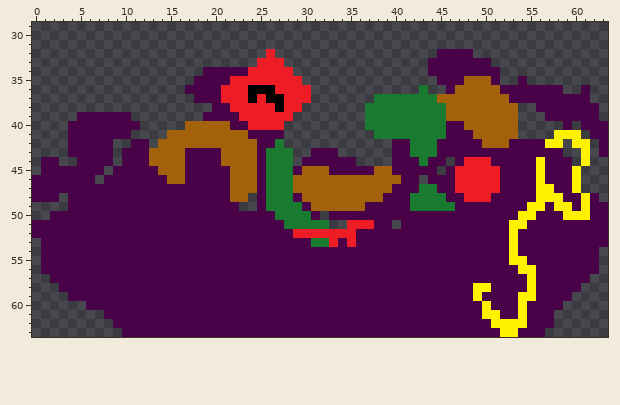
Pixel-art sprite -- sprites/spriteGarbageEaten/306823d6-f8c7-4cf7-8427-14ced19cf1f8.png. Above is the file before it was changed.
The file is 64x64 pixels. Shown: x 0..63, y 29..63.
The result:
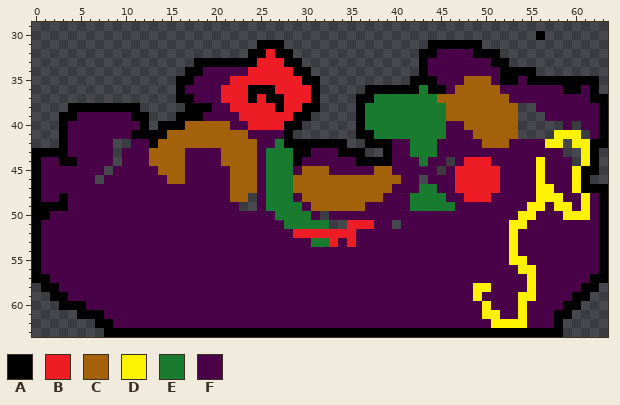
Palette (. is transparent): A #000000  B #ee1c24  C #a3620a  D #fff200  E #197b30  F #490248
What changed:
The author put colour A in row 30 at x 56; in row 31 at x 25 to 27 and 44 to 49; in row 32 at x 24 to 25, 27 to 28, 43 to 44 and 49 to 51; in row 33 at x 18 to 24, 28 to 29, 43 and 51 to 52; in row 34 at x 17 to 18, 29 to 30, 43 and 52 to 55; in row 35 at x 16 to 17, 30 to 31, 42 to 44, 52 to 53 and 55 to 62.
The author put colour A in row 36 at x 16, 31, 37 to 42, 44 to 45, 59 to 60 and 62; in row 37 at x 16 to 17, 31, 36 to 37 and 62 to 63; in row 38 at x 4 to 11, 17 to 19, 30 to 31, 36 and 63; in row 39 at x 3 to 4, 11 to 12, 16 to 18, 29 to 30, 36 and 63; in row 40 at x 3, 12, 14 to 16, 28 to 29 and 36; in row 41 at x 3, 11 to 14, 28 and 36 to 37.
The author put colour A in row 42 at x 3, 13, 28 to 34, 37 to 39 and 62; in row 43 at x 0 to 3, 29 to 30, 34 to 36, 39 and 62; in row 44 at x 0, 3 to 4, 29, 36 to 39 and 62; in row 45 at x 0 and 61 to 62; in row 46 at x 61; in row 47 at x 61 to 63.
The author put colour A in row 48 at x 3 and 63; in row 49 at x 0 to 3; in row 50 at x 0 to 1; in row 53 at x 0; in rows 54 to 56 at x 0 and 63; in row 57 at x 0 to 1 and 62 to 63.
The author put colour A in row 58 at x 1 to 2 and 61 to 62; in row 59 at x 2 to 3 and 60 to 61; in row 60 at x 3 to 5 and 59 to 60; in row 61 at x 5 to 7 and 58 to 59; in row 62 at x 7 to 8 and 58; in row 63 at x 8 to 9 and 57 to 58.
Colour D becomes colour A in row 63 at x 52 to 53.
Colour F becomes colour A in rows 40 to 42 at x 63; in rows 46 to 48 at x 0; in rows 49 to 50 at x 63; in rows 51 to 52 at x 0 and 63; in row 53 at x 63; in row 63 at x 10 to 51 and 54 to 56.
Colour F is removed in row 43 at x 63.
